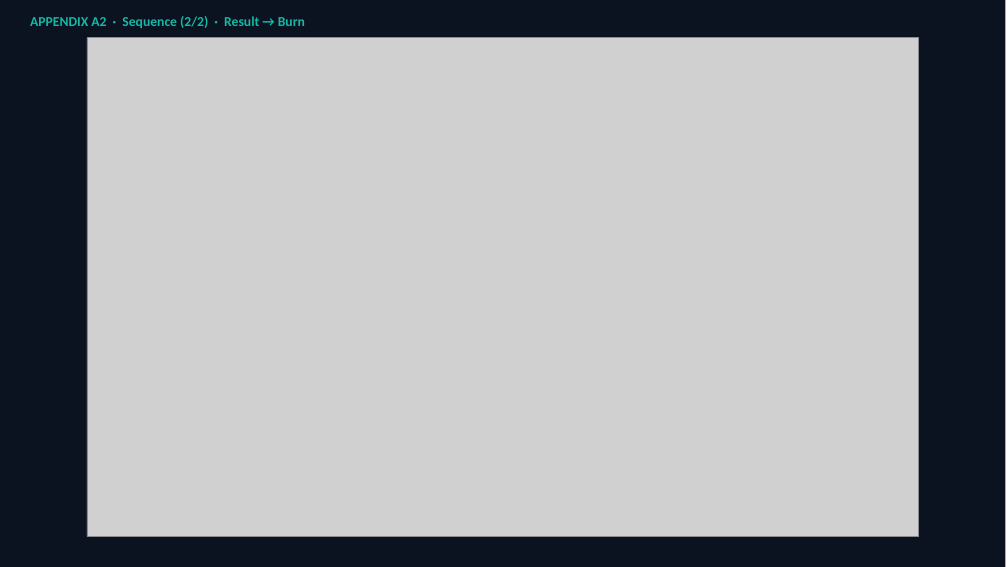
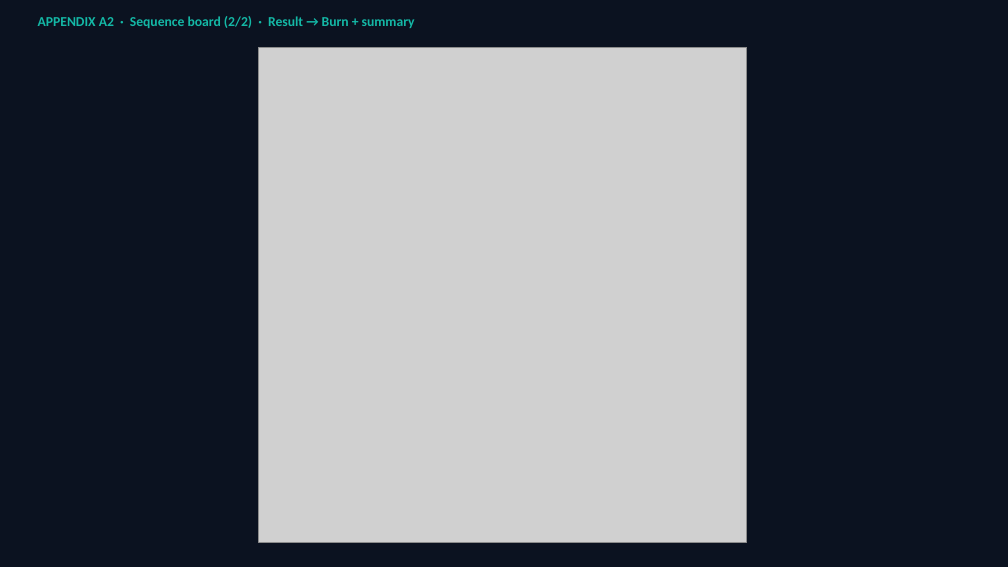
Before and after one commit to yky32/ledger-engine, a slide deck: slide 13 of docs/decks/LedgeRX-Executive-Briefing-v2.pptx (slide 28 before the commit). Drawn at 1008x567 pixels with LibreOffice and Linux fonts; fonts in the diff are those of the drawing; grey boxes stand for pictures. Boxes give left, top, right and bottom in pixels: in the first picture for what was removed or moved away, otherwise in the second. Text is boxed around its words. In the diff, an @@ line names an element or a change of style, - is before the commit and + after.

Commit message:
docs: keep Landscape-Apply base + earn/burn sequence appendix A1/A2

```diff
--- a/docs/decks/LedgeRX-Executive-Briefing-v2.pptx
+++ b/docs/decks/LedgeRX-Executive-Briefing-v2.pptx
@@ text "APPENDIX A2 · Sequence board ..." at (x1=38, y1=16, x2=415, y2=28): vertical alignment middle to top @@
@@ text at (x1=38, y1=16, x2=415, y2=28): text changed @@
-APPENDIX A2 · Sequence (2/2) · Result → Burn
+APPENDIX A2 · Sequence board (2/2) · Result → Burn + summary
@@ picture resized from (x1=87, y1=38, x2=919, y2=537) to (x1=259, y1=47, x2=747, y2=542) @@
```
Also in this commit, not shown: 1 other slide changed, 12 slides added, 27 slides removed, 6 other files.
